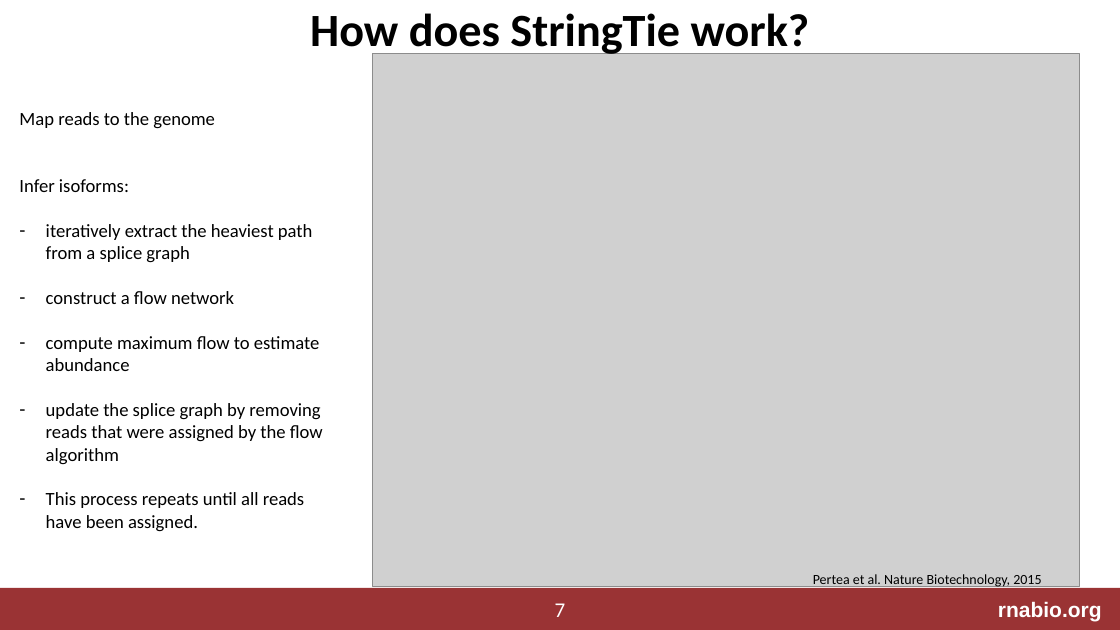
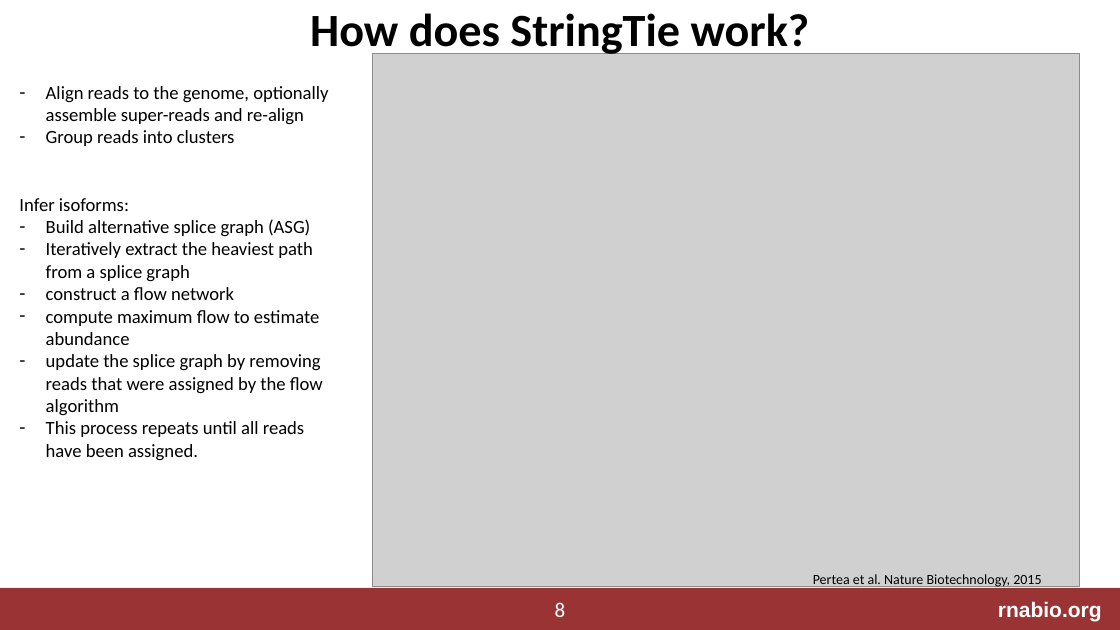
Before and after one commit to griffithlab/rnabio.org, a slide deck: slide 8 of assets/lectures/cshl/2023/full/RNASeq_Module3_AbundanceEstimation_DifferentialExpression.pptx (slide 7 before the commit). Drawn at 1120x630 pixels with LibreOffice and Linux fonts; fonts in the diff are those of the drawing; grey boxes stand for pictures. Boxes give left, top, right and bottom in pixels: in the first picture for what was removed or moved away, otherwise in the second. Text is boxed around its words. In the diff, an @@ line names an element or a change of style, - is before the commit and + after.

Commit message:
updates to expression/DE lectures

```diff
--- a/assets/lectures/cshl/2023/full/RNASeq_Module3_AbundanceEstimation_DifferentialExpression.pptx
+++ b/assets/lectures/cshl/2023/full/RNASeq_Module3_AbundanceEstimation_DifferentialExpression.pptx
@@ text "Align reads to the genome, ...": place and size @@
-text "Align reads to the genome, ..." at [19, 112, 323, 532]
+text "Align reads to the genome, ..." at [19, 86, 328, 461]
@@ text at [46, 86, 328, 146]: text changed @@
-Map reads to the genome
+– Align reads to the genome, optionally assemble super-reads and re-align
+– Group reads into clusters
@@ text at [46, 219, 313, 282]: text changed @@
-– iteratively extract the heaviest path from a splice graph
+– Build alternative splice graph (ASG)
+– Iteratively extract the heaviest path from a splice graph
@@ page number at [555, 602, 566, 617]: text changed @@
-7
+8
```
Also in this commit, not shown: 3 other slides changed, 2 slides added, 7 other files.
